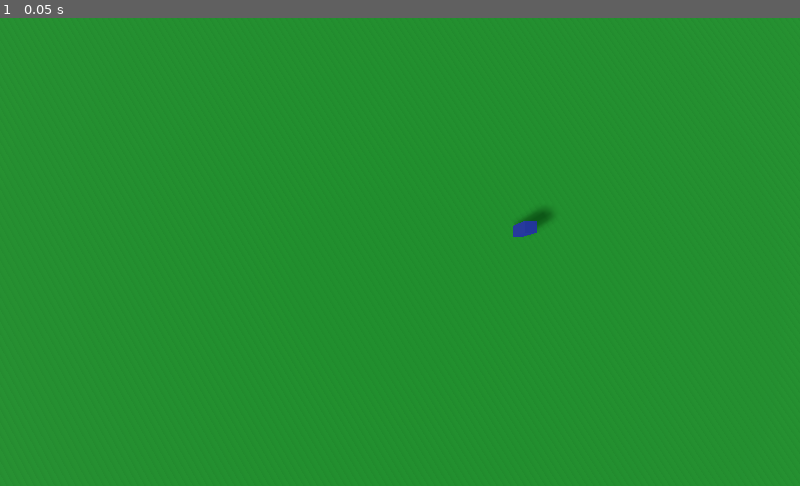
Above: before the commit, frame 1.
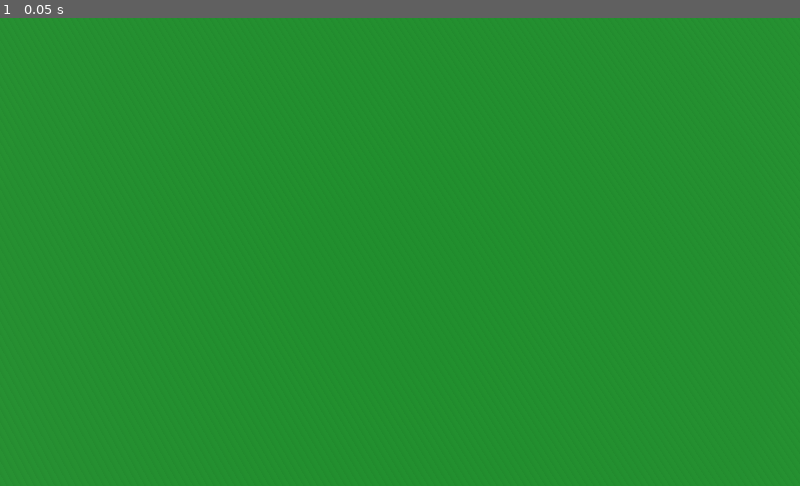
Above: after the commit, the same moment.

Repository: jarneson/monorepo
Game: Godot game, scene res://scenes/world.tscn
The game is run twice, just before and just after one commit, with the same random seed, the same clock (stepped at 60 frames per second) and the same inputs. This scene is started directly instead of the project's main scene.
Inputs:
- Up to frame 1 (0.05 s): no input

The runs differ from the first frame. In frame 1, 0.2% of the frame differs, in the area x 64-70%, y 40-47%.
Error in both runs: Attempt to call function 'connect' in base 'null instance' on a null instance. (res://scripts/game/players.gd:14)

Commit message:
Automatic publish from private repository

Diff:
--- a/multiplayer-survivors/scenes/abilities/slash.gd
+++ b/multiplayer-survivors/scenes/abilities/slash.gd
@@ -2,6 +2,7 @@
 
 export var angle: float = 45
 export var duration: float = 0.3
+export var damage: int = 10
 
 func _ready():
 	self.transform = self.transform.rotated(Vector3.UP, -deg2rad(angle))
@@ -16,4 +17,6 @@
 		self.transform.basis = self.transform.basis.rotated(Vector3.UP, deg2rad(delta*2*angle/duration))
 
 func _on_Area_body_entered(body):
-	print(body)
+	var hp = body.get_node_or_null("Hitpoints")
+	if hp:
+		hp.hitpoints -= damage
--- a/multiplayer-survivors/scenes/enemy.tscn
+++ b/multiplayer-survivors/scenes/enemy.tscn
@@ -1,8 +1,9 @@
-[gd_scene load_steps=8 format=2]
+[gd_scene load_steps=9 format=2]
 
 [ext_resource path="res://scripts/game/player_physics.gd" type="Script" id=1]
 [ext_resource path="res://scripts/game/enemy_ai.gd" type="Script" id=2]
 [ext_resource path="res://scripts/game/enemy.gd" type="Script" id=3]
+[ext_resource path="res://scripts/game/character_hitpoints.gd" type="Script" id=4]
 
 [sub_resource type="CapsuleShape" id=1]
 height = 2.0
@@ -45,3 +46,6 @@
 
 [node name="AI" type="Node" parent="."]
 script = ExtResource( 2 )
+
+[node name="Hitpoints" type="Node" parent="."]
+script = ExtResource( 4 )
--- a/multiplayer-survivors/scenes/world.tscn
+++ b/multiplayer-survivors/scenes/world.tscn
@@ -1,9 +1,11 @@
-[gd_scene load_steps=9 format=2]
+[gd_scene load_steps=11 format=2]
 
 [ext_resource path="res://scenes/player.tscn" type="PackedScene" id=1]
 [ext_resource path="res://scripts/game/players.gd" type="Script" id=2]
 [ext_resource path="res://scripts/game_camera.gd" type="Script" id=3]
-[ext_resource path="res://scenes/enemy.tscn" type="PackedScene" id=4]
+[ext_resource path="res://scripts/game/enemy_spawner.gd" type="Script" id=4]
+[ext_resource path="res://scripts/game/enemies.gd" type="Script" id=5]
+[ext_resource path="res://scenes/enemy.tscn" type="PackedScene" id=6]
 
 [sub_resource type="Environment" id=3]
 ambient_light_color = Color( 1, 1, 1, 1 )
@@ -47,7 +49,11 @@
 transform = Transform( 1, 0, 0, 0, 0.0623723, 0.998053, 0, -0.998053, 0.0623723, 0, 40, 5 )
 script = ExtResource( 3 )
 
+[node name="EnemySpawner" type="Spatial" parent="."]
+transform = Transform( 1, 0, 0, 0, 1, 0, 0, 0, 1, -22.5717, 0, 24.3579 )
+script = ExtResource( 4 )
+enemies_node_path = NodePath("../Enemies")
+enemy_scene = ExtResource( 6 )
+
 [node name="Enemies" type="Spatial" parent="."]
-
-[node name="Enemy" parent="Enemies" instance=ExtResource( 4 )]
-transform = Transform( 1, 0, 0, 0, 1, 0, 0, 0, 1, 14.2115, 0, 0 )
+script = ExtResource( 5 )
--- a/multiplayer-survivors/scripts/game/ability_spawner.gd
+++ b/multiplayer-survivors/scripts/game/ability_spawner.gd
@@ -7,7 +7,7 @@
 onready var abilities = get_parent()
 onready var next_cast = cooldown
 
-func _process_data(delta):
+func _process_data(_delta):
 	if next_cast <= 0:
 		abilities.trigger(scene)
 		next_cast += cooldown
--- /dev/null
+++ b/multiplayer-survivors/scripts/game/character_hitpoints.gd
@@ -0,0 +1,19 @@
+extends NetworkedNode
+
+export var hitpoints: int
+
+onready var last_hitpoints := hitpoints
+
+func _process_data(_delta):
+	if hitpoints != last_hitpoints:
+		last_hitpoints = hitpoints
+		return [hitpoints]
+	last_hitpoints = hitpoints
+	return null
+
+func _apply_process(data):
+	hitpoints = data[0]
+
+func _process(_delta):
+	if hitpoints <= 0:
+		get_parent().queue_free()
--- /dev/null
+++ b/multiplayer-survivors/scripts/game/enemies.gd
@@ -0,0 +1,22 @@
+extends NetworkedNode
+
+func _new_connection(peer_id):
+	for n in get_children():
+		rpc_id(peer_id, "_spawn_enemy", [n.packed_scene.resource_path, n.get_node("Hitpoints").hitpoints, Vector2(n.global_transform.origin.x, n.global_transform.origin.z), n.name])
+
+func trigger(scene: PackedScene, hitpoints: int, pos: Vector2, name: String):
+	if is_server:
+		fan_out("_spawn_enemy", [scene.resource_path, hitpoints, pos, name])
+		_spawn_enemy_scene(scene, hitpoints, pos, name)
+
+remote func _spawn_enemy(args):
+	var res = args[0]
+	_spawn_enemy_scene(load(res), args[1], args[2], args[3])
+
+func _spawn_enemy_scene(sc: PackedScene, hp: int, pos: Vector2, name: String):
+	var inst = sc.instance()
+	inst.name = name
+	inst.packed_scene = sc
+	inst.transform.origin = Vector3(pos.x, 0, pos.y)
+	add_child(inst)
+	inst.get_node("Hitpoints").hitpoints = hp
--- a/multiplayer-survivors/scripts/game/enemy.gd
+++ b/multiplayer-survivors/scripts/game/enemy.gd
@@ -5,8 +5,11 @@
 onready var physics = $Physics
 onready var ai = $AI
 
+var packed_scene: PackedScene
+
 func _process(_delta):
 	if not get_tree().is_network_server():
 		return
 	if ai.target and is_instance_valid(ai.target):
-		physics.velocity = (ai.target.global_transform.origin - global_transform.origin).normalized() * speed
+		var dir = (ai.target.global_transform.origin - global_transform.origin).normalized()
+		physics.velocity =  Vector2(dir.x, dir.z)* speed
--- /dev/null
+++ b/multiplayer-survivors/scripts/game/enemy_spawner.gd
@@ -0,0 +1,21 @@
+extends Spatial
+
+export var rate: float = 1.0
+export var hitpoints: int = 10
+
+export(NodePath) var enemies_node_path: String
+onready var enemies = get_node(enemies_node_path)
+
+export var enemy_scene: PackedScene
+
+onready var next_spawn = rate
+onready var pos2 = Vector2(global_transform.origin.x, global_transform.origin.z)
+
+var spawns: int
+
+func _process(delta):
+	next_spawn -= delta
+	if next_spawn <= 0:
+		next_spawn += rate
+		enemies.trigger(enemy_scene, hitpoints, pos2, "%s_%s" % [name, spawns])
+		spawns += 1
--- a/multiplayer-survivors/scripts/game/player.gd
+++ b/multiplayer-survivors/scripts/game/player.gd
@@ -3,7 +3,7 @@
 export var speed: float = 15.0
 
 var owner_id: int
-var direction: Vector3
+var direction: Vector2
 
 onready var inputs = $Inputs
 onready var physics = $Physics
--- a/multiplayer-survivors/scripts/game/player_inputs.gd
+++ b/multiplayer-survivors/scripts/game/player_inputs.gd
@@ -1,24 +1,24 @@
 extends NetworkedNode
 
-var input: Vector3
-var direction: Vector3
+var input: Vector2
+var direction: Vector2
 
 func _ready():
 	trusted_peer = get_parent().owner_id
 
-var last_direction: Vector3
+var last_direction: Vector2
 
 func _unhandled_input(event):
 	if my_peer_id != trusted_peer:
 		return
 	if event.is_action_pressed("movement_forward"):
-		input.z -= 1
+		input.y -= 1
 	if event.is_action_released("movement_forward"):
-		input.z += 1
+		input.y += 1
 	if event.is_action_pressed("movement_back"):
-		input.z += 1
+		input.y += 1
 	if event.is_action_released("movement_back"):
-		input.z -= 1
+		input.y -= 1
 	if event.is_action_pressed("movement_left"):
 		input.x -= 1
 	if event.is_action_released("movement_left"):
--- a/multiplayer-survivors/scripts/game/player_physics.gd
+++ b/multiplayer-survivors/scripts/game/player_physics.gd
@@ -4,16 +4,16 @@
 
 const scale_factor = 0.01
 
-var velocity: Vector3
-var server_velocity: Vector3
-var server_origin: Vector3
+var velocity: Vector2
+var server_velocity: Vector2
+var server_origin: Vector2
 
 func _ready():
 	trusted_peer = 1
-	server_origin = kinematic_body.global_transform.origin
+	server_origin = Vector2(kinematic_body.global_transform.origin.x, kinematic_body.global_transform.origin.z)
 
 func _physics_process_data(_delta):
-	return [kinematic_body.global_transform.origin, velocity]
+	return [Vector2(kinematic_body.global_transform.origin.x, kinematic_body.global_transform.origin.z), velocity]
 
 func _apply_physics_process(data):
 	server_origin = data[0]
@@ -22,12 +22,13 @@
 		velocity = server_velocity
 
 func _physics_process(delta):
-	var dist = kinematic_body.global_transform.origin.distance_to(server_origin)
+	var dist = Vector2(kinematic_body.global_transform.origin.x, kinematic_body.global_transform.origin.z).distance_to(server_origin)
 	var weight = clamp(pow(2, dist/4)*scale_factor, 0.0, 1.0)
-	kinematic_body.global_transform.origin = kinematic_body.global_transform.origin.linear_interpolate(server_origin, weight)
-	if velocity:
+	kinematic_body.global_transform.origin = kinematic_body.global_transform.origin.linear_interpolate(Vector3(server_origin.x, 0, server_origin.y), weight)
+	if velocity != Vector2.ZERO:
 		kinematic_body.global_transform = kinematic_body.global_transform.looking_at(
-			kinematic_body.global_transform.origin + velocity,
+			kinematic_body.global_transform.origin + Vector3(velocity.x, 0, velocity.y),
 			Vector3.UP)
-	velocity = kinematic_body.move_and_slide(velocity, Vector3.UP)
+	var res = kinematic_body.move_and_slide(Vector3(velocity.x, 0, velocity.y), Vector3.UP)
+	velocity = Vector2(res.x, res.z)
 	server_origin += velocity*delta
